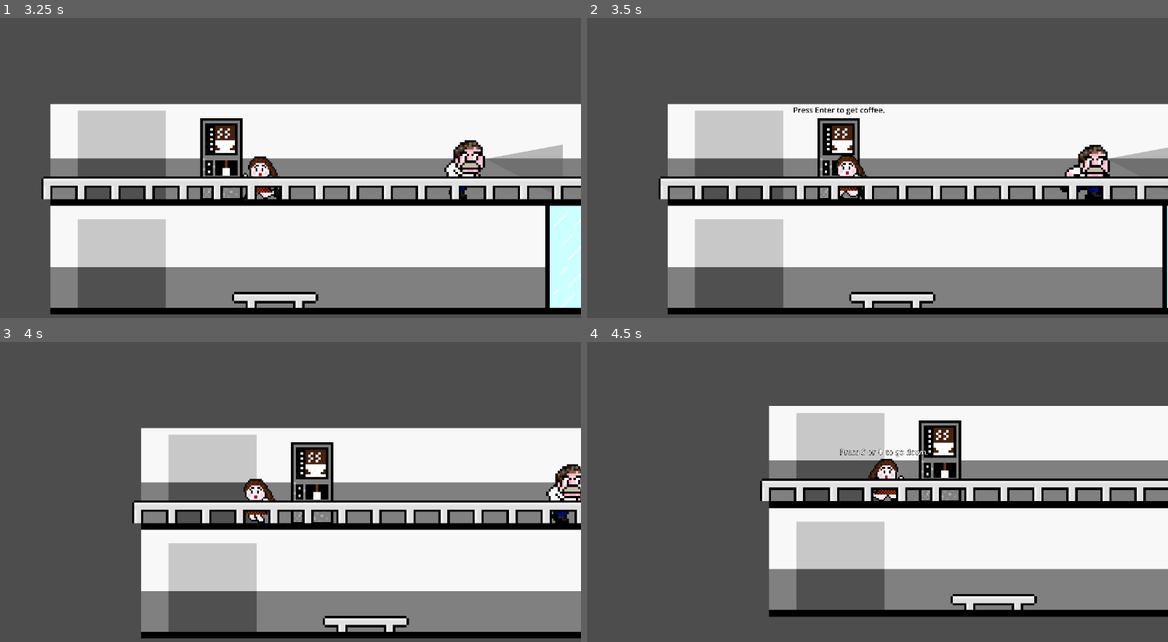
Above: before the commit, frames 1-4 (two rows, left to right).
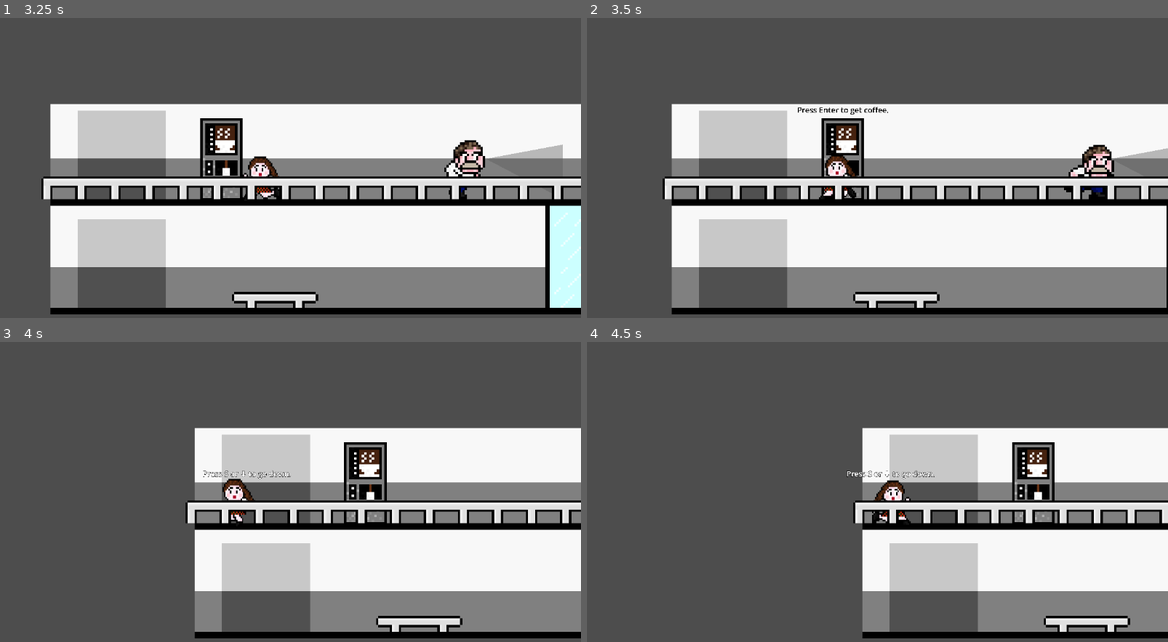
Above: after the commit, the same moments.

Repository: ema-12-martins/right_under_your_moustache
Game: Godot game, scene res://scenes/game.tscn
Same seed, same stepped clock (60 frames per second), same inputs: the game is played once before the commit and once after it.
Inputs:
- Up to frame 1 (3.25 s): hold W (Interact) 0.53-1.28 s; hold D (right) 0.53-2.03 s; tap W (Interact) at 1.35, 2.85 s; hold W (Interact) 2.03-2.78 s; hold A (left) from 2.03 s (still down)
- Up to frame 2 (3.5 s): keep holding A (left)
- Up to frame 3 (4 s): keep holding A (left); tap Enter at 3.5 s; hold W (Interact) from 3.53 s (still down)
- Up to frame 4 (4.5 s): tap S at 4.25 s; release A (left) at 4.28 s; release W (Interact) at 4.28 s; hold D (right) from 4.28 s (still down); tap W (Interact) at 4.35 s

Frame 1 is identical in both runs. In frame 2, 5.2% of the frame differs, in the area x 12-100%, y 28-99%; in frame 3, 19%; in frame 4, 37%, in the area x 29-100%, y 21-99%.

Commit message:
aumenta a velocidade só uma vez - falta timer

Diff:
--- a/right_under_your_moustache/scenes/game.tscn
+++ b/right_under_your_moustache/scenes/game.tscn
@@ -155,7 +155,3 @@
 [node name="coffee_machine" parent="CoffeeMachines" instance=ExtResource("10_vtaks")]
 position = Vector2(-850, -983)
 scale = Vector2(0.359865, 0.359865)
-
-[node name="coffee_machine2" parent="CoffeeMachines" instance=ExtResource("10_vtaks")]
-position = Vector2(-850, -983)
-scale = Vector2(0.359865, 0.359865)
--- a/right_under_your_moustache/scripts/augusto.gd
+++ b/right_under_your_moustache/scripts/augusto.gd
@@ -1,8 +1,9 @@
 extends CharacterBody2D
 
 
-const SPEED = 800.0
+var SPEED = 800.0
 const JUMP_VELOCITY = -400.0
+var velocity_speed = false
 
 @onready var animated_sprite: AnimatedSprite2D = $AnimatedSprite2D
 
--- a/right_under_your_moustache/scripts/coffee_area.gd
+++ b/right_under_your_moustache/scripts/coffee_area.gd
@@ -2,9 +2,14 @@
 
 @onready var label: Label = $"../Label"
 
+@onready var augusto: CharacterBody2D = $"../../../augusto"
+
 func _on_body_entered(body: Node2D) -> void:
-	label.visible = true
-	print("ola")
+	if body.name == "augusto" and augusto.velocity_speed == false:
+		label.visible = true
+		augusto.SPEED += 800
+		augusto.velocity_speed = true
 
 func _on_body_exited(body: Node2D) -> void:
-	label.visible = false
+	if body.name == "augusto":
+		label.visible = false
